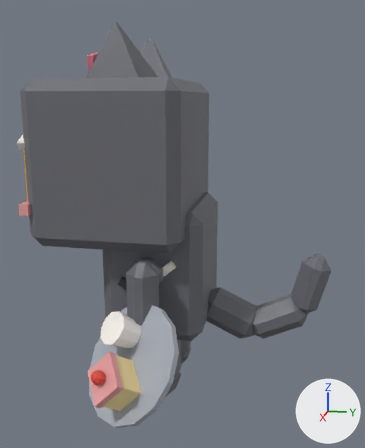
Before and after pictures for a commit that changed the FBX model assets/cat-cafe/exports/CatCafe_Cat_Pepper_Work.fbx.
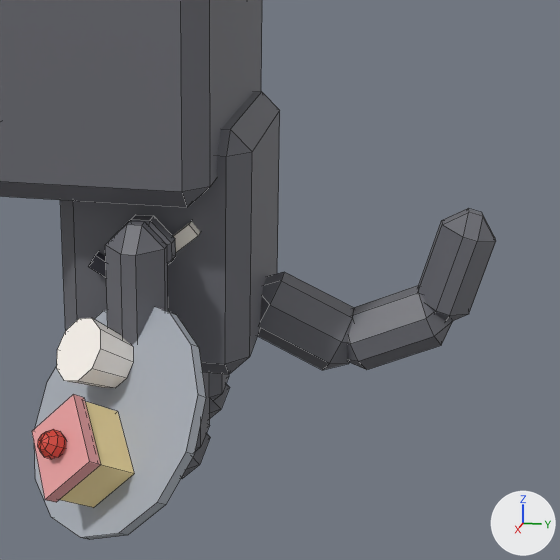
Each version is shown whole from a 50 mm lens placed at (0.02647, 0.00576, 0.01577), pointed at (0.00083, 0.00063, 0.00936), then close up on the part from 19% to 100% of the width and 32% to 98% of the height. The lights are fixed; the arrows at lower right show +X, +Y and +Z. The older version's two pictures come first. The close-ups show mesh edges as thin lines. Where no turn or scale is listed for an object, it has been applied to the vertices.

Objects in the first close-up: 'CatCafe_Cat_Pepper_Work_Body', 'CatCafe_Cat_Pepper_Work_Head', 'CatCafe_Cat_Pepper_Work_Held_Waiter', 'CatCafe_Cat_Pepper_Work_LegB1', 'CatCafe_Cat_Pepper_Work_LegF1', 'CatCafe_Cat_Pepper_Work_Tail' and 1 more.
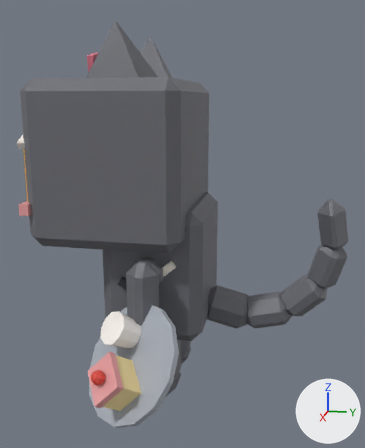
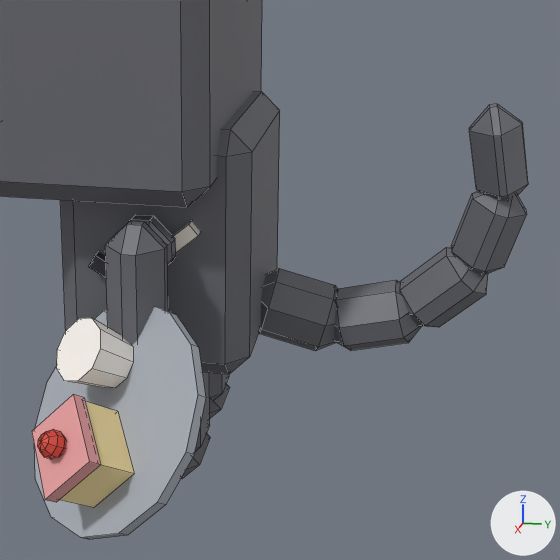
Boxes [x1, y1, x2, y2] around the edits, measured in the close-ups (560 x 560 px):
'CatCafe_Cat_Pepper_Work_Tail', reshaped (13% wider, 52% taller)
    before: [258, 208, 496, 370]
    after: [259, 104, 528, 351]
part 1 of me_catcafe_cat_pepper_work_tail, rebuilt (19% narrower, 15% shorter)
    before: [258, 272, 354, 370]
    after: [259, 268, 337, 351]
part 2 of me_catcafe_cat_pepper_work_tail, rebuilt (17% narrower, 16% shorter)
    before: [347, 285, 453, 370]
    after: [334, 280, 422, 351]
part 3 of me_catcafe_cat_pepper_work_tail, rebuilt (13% wider, 29% shorter)
    before: [418, 208, 496, 321]
    after: [400, 247, 488, 327]
part 4 of me_catcafe_cat_pepper_work_tail, added
    after: [451, 191, 527, 275]
part 5 of me_catcafe_cat_pepper_work_tail, added
    after: [469, 104, 528, 200]

The change, as a list of edits to the scene's bpy script:
```text
Change me_catcafe_cat_pepper_work_tail:
    used by ob_catcafe_cat_pepper_work_tail; location = (0.0, 0.0019, 0.00475)
    remove me_catcafe_cat_pepper_work_tail.from_pydata(...)  # 72 vertices, 78 faces; spans x -0.00095..0.00095, y -0.00042..0.00656, z -0.00195..0.00308
    add me_catcafe_cat_pepper_work_tail.from_pydata(...)  # 120 vertices, 130 faces; spans x -0.00109..0.00166, y -0.00037..0.00724, z -0.00148..0.00628
    me_catcafe_cat_pepper_work_tail part 1: the loose piece of 24 vertices spanning x -0.00095..0.00095, y -0.00042..0.003, z -0.00195..0.00074 is rebuilt with 24 vertices and now spans x -0.00109..0.00099, y -0.00037..0.00258, z -0.00148..0.0009
    me_catcafe_cat_pepper_work_tail part 2: the loose piece of 24 vertices spanning x -0.00086..0.00085, y 0.0022..0.00554, z -0.00186..0.00065 is rebuilt with 24 vertices and now spans x -0.00101..0.0009, y 0.00185..0.00476, z -0.0014..0.00082
    me_catcafe_cat_pepper_work_tail part 3: the loose piece of 24 vertices spanning x -0.00076..0.00076, y 0.00451..0.00656, z -0.00032..0.00308 is rebuilt with 24 vertices and now spans x -0.00079..0.00107, y 0.00404..0.00639, z -0.00041..0.00199
    me_catcafe_cat_pepper_work_tail part 4: a new loose piece of 24 vertices spanning x -0.0004..0.00135, y 0.00538..0.00724, z 0.00125..0.0041, in mat_catcafe_palette
    me_catcafe_cat_pepper_work_tail part 5: a new loose piece of 24 vertices spanning x 0.00005..0.00166, y 0.00561..0.00721, z 0.00345..0.00628, in mat_catcafe_palette
```
